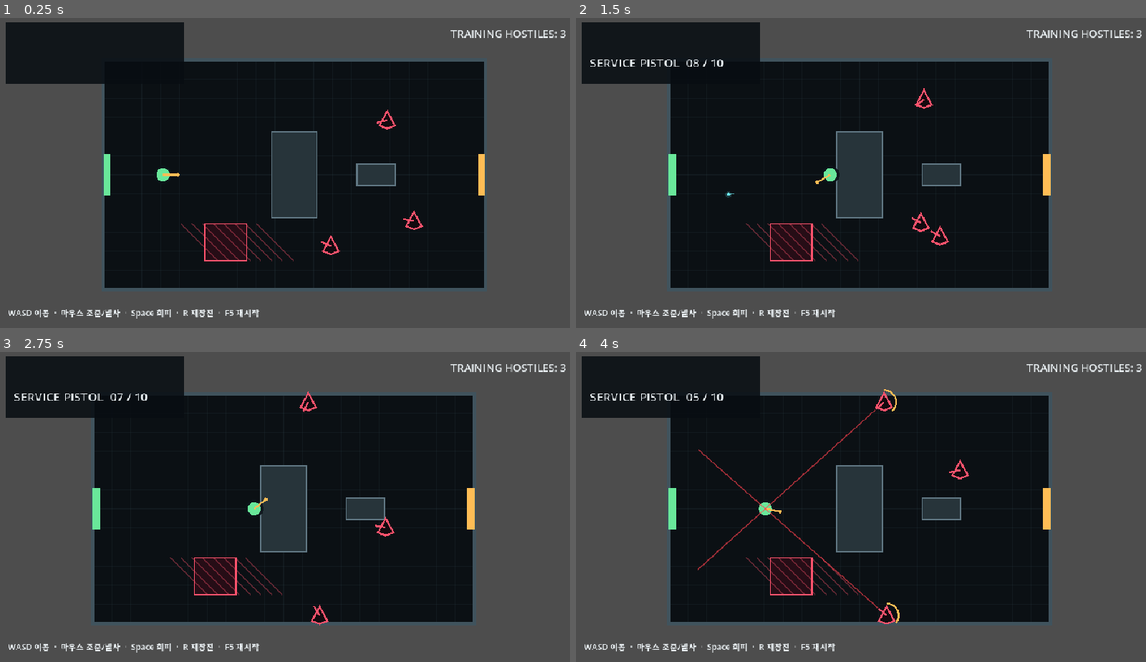
Above: before the commit, frames 1-4 (two rows, left to right).
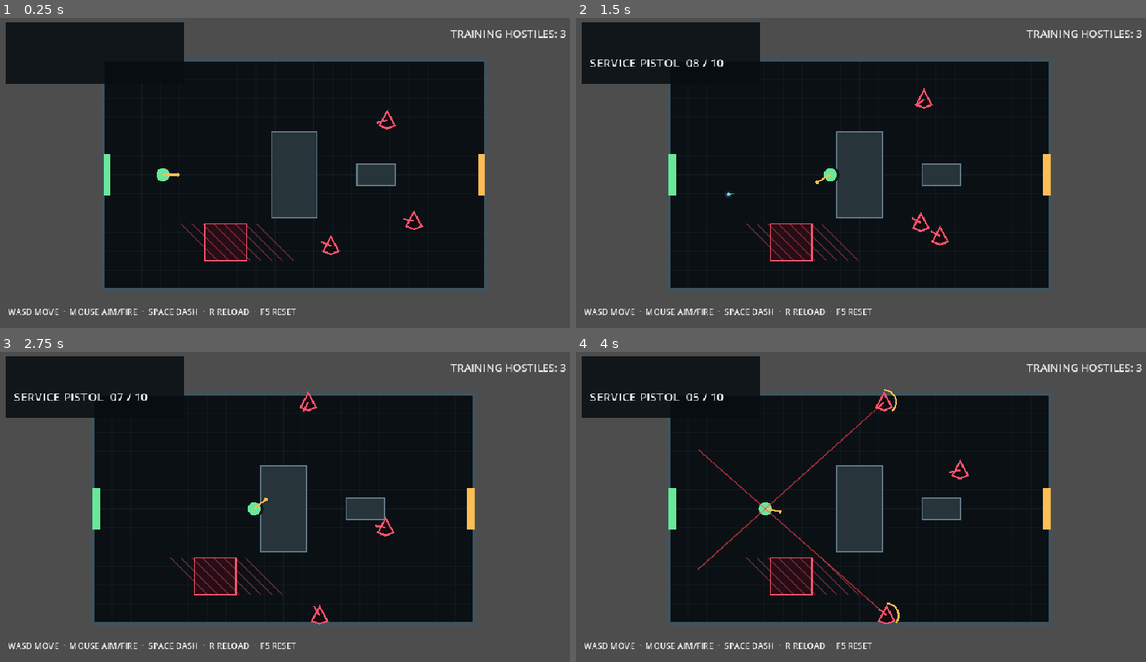
Above: after the commit, the same moments.

Repository: donly987647-max/Topdown-roguelite
Game: Godot game, scene res://scenes/main/Main.tscn
Two runs of this game, one before a commit and one after it. Both use one fixed random seed, a clock stepped at 60 frames per second and the inputs below.
Inputs (mouse positions are in pixels of both pictures, inside the frame that each line leads up to):
- Up to frame 1 (0.25 s): no input
- Up to frame 2 (1.5 s): tap Enter at 0.5 s; move the mouse to (986, 157) at 0.52 s; hold D (move_right) 0.53-1.25 s; right-click (986, 157) at 0.6 s; click (986, 157) at 0.67 s; drag from (747, 191) to (832, 238) at 1.27 s
- Up to frame 3 (2.75 s): move the mouse to (342, 438) at 2.02 s; press the mouse at (342, 438) at 2.03 s; hold D (move_right) from 2.03 s (still down)
- Up to frame 4 (4 s): release D (move_right) at 2.75 s; release the mouse at (918, 438) at 2.75 s; drag from (832, 572) to (690, 460) at 2.77 s; move the mouse to (1032, 556) at 3.52 s; hold A (move_left) from 3.53 s (still down); right-click (1032, 556) at 3.6 s; click (1032, 556) at 3.67 s

The runs differ from the first frame. In frame 1, 0.7% of the frame differs, in the area x 1-52%, y 93-97%; in frame 2, 0.7%; in frame 3, 0.7%; in frame 4, 0.7%.

Commit message:
Fix P1 HUD text rendering in validation captures

Diff:
--- a/scripts/ui/hud.gd
+++ b/scripts/ui/hud.gd
@@ -24,10 +24,10 @@
 	enemy_label = _make_label(root, Vector2(760, 20), 18)
 	status_label = _make_label(root, Vector2(18, 490), 14)
 	if OS.has_feature("mobile") or DisplayServer.is_touchscreen_available():
-		status_label.text = "모바일 P1 검수 빌드  ·  왼쪽 이동  ·  오른쪽 조준/자동 발사  ·  DASH / RELOAD"
+		status_label.text = "MOBILE P1  ·  LEFT: MOVE  ·  RIGHT: AIM/FIRE  ·  DASH / RELOAD"
 		status_label.position = Vector2(18, 458)
 	else:
-		status_label.text = "WASD 이동  ·  마우스 조준/발사  ·  Space 회피  ·  R 재장전  ·  F5 재시작"
+		status_label.text = "WASD MOVE  ·  MOUSE AIM/FIRE  ·  SPACE DASH  ·  R RELOAD  ·  F5 RESET"
 	precision_label = _make_label(root, Vector2(370, 80), 24)
 	precision_label.horizontal_alignment = HORIZONTAL_ALIGNMENT_CENTER
 	precision_label.size = Vector2(220, 40)
